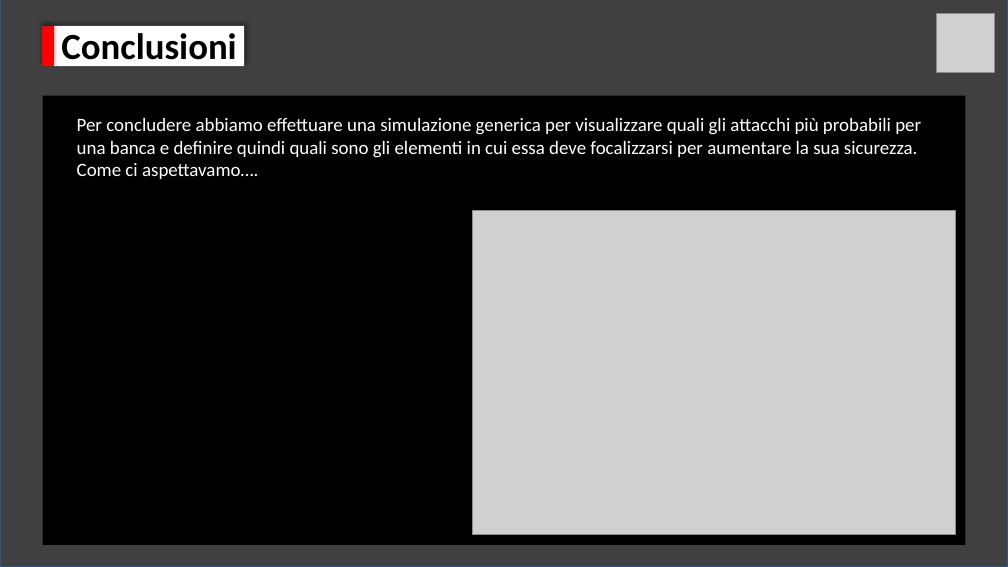
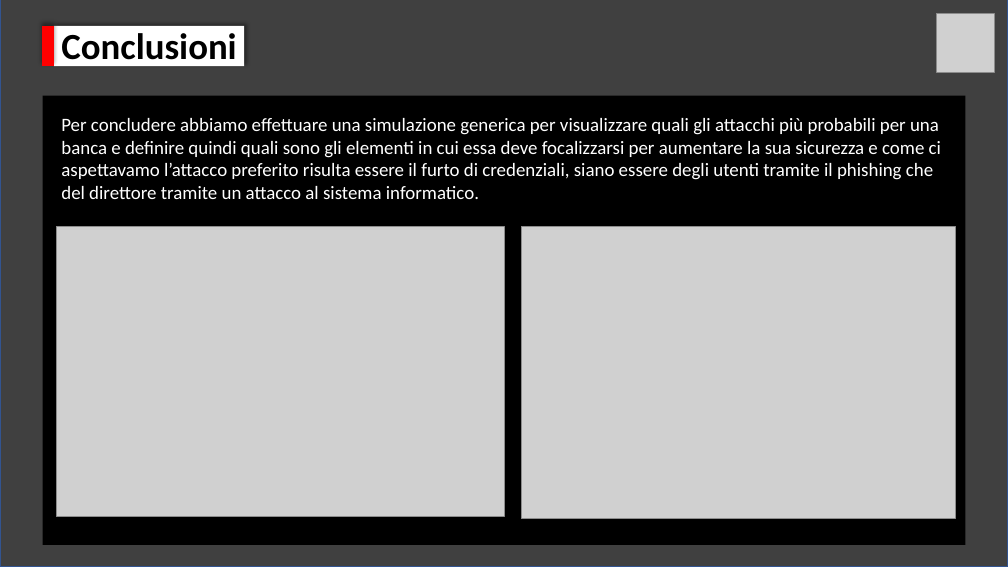
Before and after one commit to BarsantiNicola/BankRobbery, a slide deck: slide 5 of consegna/BankRobbery.pptx. Drawn at 1008x567 pixels with LibreOffice and Linux fonts; fonts in the diff are those of the drawing; grey boxes stand for pictures. Boxes give left, top, right and bottom in pixels: in the first picture for what was removed or moved away, otherwise in the second. Text is boxed around its words. In the diff, an @@ line names an element or a change of style, - is before the commit and + after.

```diff
--- a/consegna/BankRobbery.pptx
+++ b/consegna/BankRobbery.pptx
@@ text at (x1=61, y1=118, x2=941, y2=199): text changed @@
-Per concludere abbiamo effettuare una simulazione generica per visualizzare quali gli attacchi più probabili per una banca e definire quindi quali sono gli elementi in cui essa deve focalizzarsi per aumentare la sua sicurezza.
-Come ci aspettavamo….
+Per concludere abbiamo effettuare una simulazione generica per visualizzare quali gli attacchi più probabili per una banca e definire quindi quali sono gli elementi in cui essa deve focalizzarsi per aumentare la sua sicurezza e come ci aspettavamo l’attacco preferito risulta essere il furto di credenziali, siano essere degli utenti tramite il phishing che del direttore tramite un attacco al sistema informatico.
@@ picture added at (x1=56, y1=227, x2=504, y2=516) @@
@@ picture resized from (x1=473, y1=210, x2=956, y2=535) to (x1=521, y1=227, x2=955, y2=519) @@
```
Also in this commit, not shown: 3 other slides changed, 1 other file.
